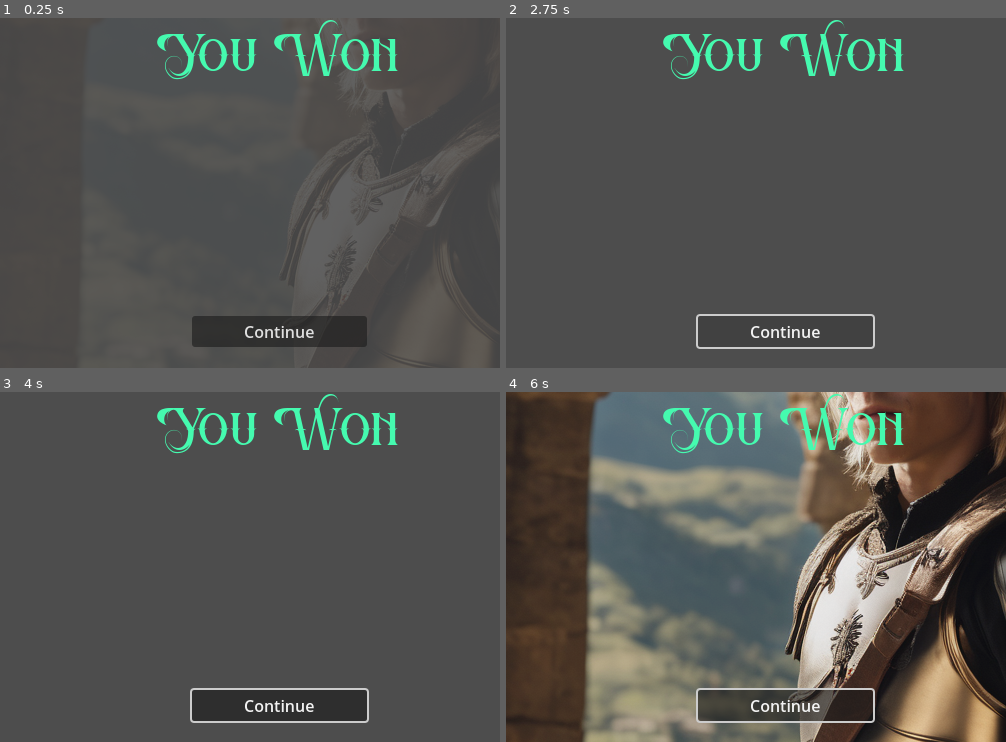
Above: before the commit, frames 1-4 (two rows, left to right).
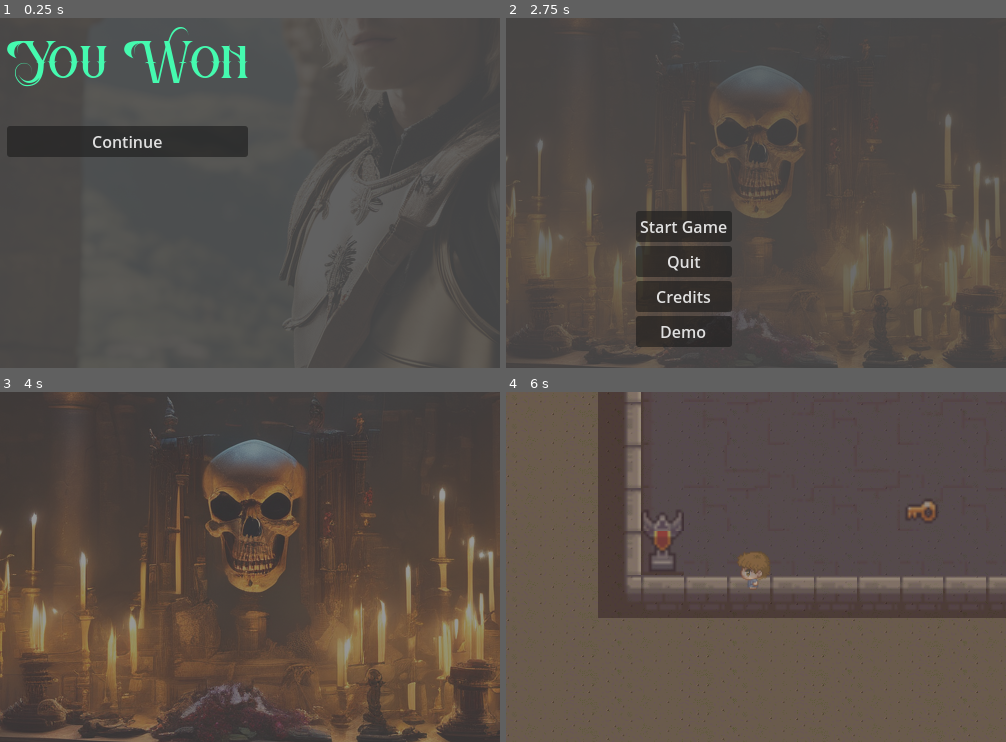
Above: after the commit, the same moments.

Repository: BriarSMC/Shoot-My-Challengers
Game: Godot game, scene res://Scenes/UI/win_screen.tscn
Same seed, same stepped clock (60 frames per second), same inputs: the game is played once before the commit and once after it. This scene is started directly instead of the project's main scene.
Inputs (mouse positions are in pixels of both pictures, inside the frame that each line leads up to):
- Up to frame 1 (0.25 s): no input
- Up to frame 2 (2.75 s): click "Continue" at 0.5 s; click "Continue" at 1.25 s; tap Enter at 2 s; hold W from 2.03 s (still down); tap L at 2.1 s
- Up to frame 3 (4 s): release W at 2.75 s; click (180, 598) at 2.75 s, where only the run after the commit has a clickable "Start Game"; click (180, 598) at 3.5 s, where only the run after the commit has a clickable "Start Game"
- Up to frame 4 (6 s): tap L at 4.35, 5.1, 5.85 s; hold W from 5.03 s (still down); tap Space at 5.75 s

The runs differ from the first frame. In frame 1, 11% of the frame differs, in the area x 1-80%, y 0-94%; in frame 2, 14%; in frame 3, 34%; in frame 4, 89%, in the area x 0-100%, y 0-100%.

Commit message:
Fade the UIs

Diff:
--- a/Scenes/UI/credit_screen_ui.gd
+++ b/Scenes/UI/credit_screen_ui.gd
@@ -11,5 +11,12 @@
 
 signal backToStart
 
+func _ready():
+	MCP.connect("fadeTheUI", fadeTheUI)
+
+func fadeTheUI():
+	print("fadeTheUI called")
+	$VBoxContainer/AnimationPlayer.play("FadeToBlack")
+
 func _on_back_pressed():
 	backToStart.emit()
--- a/Scenes/UI/credit_screen_ui.tscn
+++ b/Scenes/UI/credit_screen_ui.tscn
@@ -1,28 +1,44 @@
-[gd_scene load_steps=2 format=3 uid="uid://b1nw184mg2hj7"]
+[gd_scene load_steps=4 format=3 uid="uid://b1nw184mg2hj7"]
 
 [ext_resource type="Script" path="res://Scenes/UI/credit_screen_ui.gd" id="1_2x01i"]
+
+[sub_resource type="Animation" id="Animation_7j54v"]
+resource_name = "fadeTheUI"
+tracks/0/type = "value"
+tracks/0/imported = false
+tracks/0/enabled = true
+tracks/0/path = NodePath("Container:modulate")
+tracks/0/interp = 1
+tracks/0/loop_wrap = true
+tracks/0/keys = {
+"times": PackedFloat32Array(0, 1),
+"transitions": PackedFloat32Array(1, 1),
+"update": 0,
+"values": [Color(1, 1, 1, 1), Color(1, 1, 1, 0)]
+}
+
+[sub_resource type="AnimationLibrary" id="AnimationLibrary_fyggw"]
+_data = {
+"fadeTheUI": SubResource("Animation_7j54v")
+}
 
 [node name="CreditScreenUI" type="CanvasLayer"]
 script = ExtResource("1_2x01i")
 
-[node name="ColorRect" type="ColorRect" parent="."]
-anchors_preset = 15
-anchor_right = 1.0
-anchor_bottom = 1.0
-grow_horizontal = 2
-grow_vertical = 2
+[node name="Container" type="Container" parent="."]
+offset_right = 40.0
+offset_bottom = 40.0
+
+[node name="ColorRect" type="ColorRect" parent="Container"]
+layout_mode = 2
 color = Color(0, 0, 0, 1)
 
-[node name="ScrollContainer" type="ScrollContainer" parent="."]
-anchors_preset = -1
-anchor_right = 1.0
-anchor_bottom = 0.84
-offset_bottom = 8.0
-grow_horizontal = 2
+[node name="ScrollContainer" type="ScrollContainer" parent="Container"]
+layout_mode = 2
 horizontal_scroll_mode = 0
 vertical_scroll_mode = 3
 
-[node name="RichTextLabel" type="RichTextLabel" parent="ScrollContainer"]
+[node name="RichTextLabel" type="RichTextLabel" parent="Container/ScrollContainer"]
 layout_mode = 2
 bbcode_enabled = true
 text = "[b]Inspiration[/b]
@@ -83,17 +99,13 @@
 [b]Other Resources[/b]
    DevTeam.Space[i](https://devteam.space)[/i]"
 
-[node name="Back" type="Button" parent="."]
-anchors_preset = 7
-anchor_left = 0.5
-anchor_top = 1.0
-anchor_right = 0.5
-anchor_bottom = 1.0
-offset_left = -22.5
-offset_top = -31.0
-offset_right = 22.5
-grow_horizontal = 2
-grow_vertical = 0
+[node name="Back" type="Button" parent="Container"]
+layout_mode = 2
 text = "Back"
 
-[connection signal="pressed" from="Back" to="." method="_on_back_pressed"]
+[node name="AnimationPlayer" type="AnimationPlayer" parent="."]
+libraries = {
+"": SubResource("AnimationLibrary_fyggw")
+}
+
+[connection signal="pressed" from="Container/Back" to="." method="_on_back_pressed"]
--- a/Scenes/UI/credits_screen.gd
+++ b/Scenes/UI/credits_screen.gd
@@ -31,7 +31,6 @@
 #==
 # Set the background image for the parent class
 func _ready() -> void:
-	mySprite2D = $Sprite2D
 	super._ready()
 
 # Temp to exit the scene for debugging
@@ -60,4 +59,5 @@
 # Start the animation player for FadeToBlack. This animation player will
 # call our goToNextScreen() method.
 func _on_credit_screen_ui_back_to_start():
+	MCP.fadeTheUI.emit()
 	$Sprite2D/AnimationPlayer.play("FadeToBlack")
--- a/Scenes/UI/game_control_screen.gd
+++ b/Scenes/UI/game_control_screen.gd
@@ -9,7 +9,7 @@
 #+
 # Properties
 #-
-var mySprite2D: Sprite2D 				# Must be set by child in _ready()
+
 
 # The following properties must be set in the Inspector by the designer
 
--- a/Scenes/UI/lose_screen.gd
+++ b/Scenes/UI/lose_screen.gd
@@ -29,7 +29,6 @@
 #==
 # Set the background image for the parent class
 func _ready() -> void:
-	mySprite2D = $Sprite2D
 	super._ready()
 
 # Temp to exit the scene for debugging
@@ -54,4 +53,5 @@
 # Start the animation player for FadeToBlack. This animation player will
 # call our goToNextScreen() method.
 func _on_lose_screen_ai_continue_game():
+	MCP.fadeTheUI.emit()
 	$Sprite2D/AnimationPlayer.play("FadeToBlack")
--- a/Scenes/UI/lose_screen.tscn
+++ b/Scenes/UI/lose_screen.tscn
@@ -2,7 +2,7 @@
 
 [ext_resource type="Script" path="res://Scenes/UI/lose_screen.gd" id="1_eakih"]
 [ext_resource type="Texture2D" uid="uid://cevcjjoom5csv" path="res://Graphics/UIImages/SMCLoseScreen.png" id="2_4fd4j"]
-[ext_resource type="PackedScene" uid="uid://ddfrjg6olf77t" path="res://Scenes/UI/lose_screen_ai.tscn" id="3_5dm23"]
+[ext_resource type="PackedScene" uid="uid://ddfrjg6olf77t" path="res://Scenes/UI/lose_screen_ui.tscn" id="3_5dm23"]
 
 [sub_resource type="Animation" id="Animation_jrdvt"]
 resource_name = "FadeFromBlack"
@@ -45,7 +45,7 @@
 "times": PackedFloat32Array(3),
 "transitions": PackedFloat32Array(1),
 "values": [{
-"args": [1, 0],
+"args": [0, 0],
 "method": &"goToNextScreen"
 }]
 }
@@ -60,7 +60,6 @@
 script = ExtResource("1_eakih")
 
 [node name="Sprite2D" type="Sprite2D" parent="."]
-modulate = Color(1, 1, 1, 0)
 texture = ExtResource("2_4fd4j")
 
 [node name="AnimationPlayer" type="AnimationPlayer" parent="Sprite2D"]
--- a/Scenes/UI/lose_screen_ai.tscn
+++ /dev/null
@@ -1,38 +0,0 @@
-[gd_scene load_steps=4 format=3 uid="uid://ddfrjg6olf77t"]
-
-[ext_resource type="Script" path="res://Scenes/UI/lose_screen_ui.gd" id="1_4q82m"]
-[ext_resource type="FontFile" uid="uid://b485tyxniqils" path="res://fonts/BattlesbridgeDemo-AL126.ttf" id="2_0n3i5"]
-
-[sub_resource type="LabelSettings" id="LabelSettings_dob7t"]
-font = ExtResource("2_0n3i5")
-font_size = 30
-font_color = Color(0.878431, 0, 0.0588235, 1)
-
-[node name="LoseScreenAI" type="CanvasLayer"]
-script = ExtResource("1_4q82m")
-
-[node name="Continue" type="Button" parent="."]
-anchors_preset = -1
-anchor_left = 0.328
-anchor_top = 0.472
-anchor_right = 0.328
-anchor_bottom = 0.472
-offset_top = 125.0
-offset_right = 175.0
-offset_bottom = 154.5
-text = "Continue"
-
-[node name="Label" type="Label" parent="."]
-anchors_preset = -1
-anchor_left = 0.205
-anchor_top = 0.096
-anchor_right = 0.365
-anchor_bottom = 0.096
-offset_right = 242.0
-offset_bottom = 68.0
-text = "You Lose"
-label_settings = SubResource("LabelSettings_dob7t")
-horizontal_alignment = 1
-vertical_alignment = 1
-
-[connection signal="pressed" from="Continue" to="." method="_on_continue_pressed"]
--- a/Scenes/UI/lose_screen_ui.gd
+++ b/Scenes/UI/lose_screen_ui.gd
@@ -11,5 +11,12 @@
 
 signal continueGame
 
+func _ready():
+	MCP.connect("fadeTheUI", fadeTheUI)
+
+func fadeTheUI():
+	print("fadeTheUI called")
+	$Container/AnimationPlayer.play("FadeToBlack")
+
 func _on_continue_pressed():
 	continueGame.emit()
--- /dev/null
+++ b/Scenes/UI/lose_screen_ui.tscn
@@ -0,0 +1,60 @@
+[gd_scene load_steps=6 format=3 uid="uid://ddfrjg6olf77t"]
+
+[ext_resource type="Script" path="res://Scenes/UI/lose_screen_ui.gd" id="1_4q82m"]
+[ext_resource type="FontFile" uid="uid://b485tyxniqils" path="res://fonts/BattlesbridgeDemo-AL126.ttf" id="2_0n3i5"]
+
+[sub_resource type="LabelSettings" id="LabelSettings_dob7t"]
+font = ExtResource("2_0n3i5")
+font_size = 30
+font_color = Color(0.878431, 0, 0.0588235, 1)
+
+[sub_resource type="Animation" id="Animation_b8j7q"]
+resource_name = "FadeToBlack"
+tracks/0/type = "value"
+tracks/0/imported = false
+tracks/0/enabled = true
+tracks/0/path = NodePath("Container:modulate")
+tracks/0/interp = 1
+tracks/0/loop_wrap = true
+tracks/0/keys = {
+"times": PackedFloat32Array(0, 1),
+"transitions": PackedFloat32Array(1, 1),
+"update": 0,
+"values": [Color(1, 1, 1, 1), Color(1, 1, 1, 0)]
+}
+
+[sub_resource type="AnimationLibrary" id="AnimationLibrary_76ua2"]
+_data = {
+"FadeToBlack": SubResource("Animation_b8j7q")
+}
+
+[node name="LoseScreenAI" type="CanvasLayer"]
+script = ExtResource("1_4q82m")
+
+[node name="Container" type="VBoxContainer" parent="."]
+anchors_preset = -1
+anchor_left = 0.322
+anchor_top = 0.055
+anchor_right = 0.322
+anchor_bottom = 0.055
+offset_right = 40.0
+offset_bottom = 40.0
+
+[node name="Label" type="Label" parent="Container"]
+layout_mode = 2
+text = "You Lose"
+label_settings = SubResource("LabelSettings_dob7t")
+horizontal_alignment = 1
+vertical_alignment = 1
+
+[node name="Continue" type="Button" parent="Container"]
+layout_mode = 2
+text = "Continue"
+
+[node name="AnimationPlayer" type="AnimationPlayer" parent="Container"]
+root_node = NodePath("../..")
+libraries = {
+"": SubResource("AnimationLibrary_76ua2")
+}
+
+[connection signal="pressed" from="Container/Continue" to="." method="_on_continue_pressed"]
--- a/Scenes/UI/splash_screen.tscn
+++ b/Scenes/UI/splash_screen.tscn
@@ -56,7 +56,6 @@
 script = ExtResource("1_dpps5")
 
 [node name="BackgroundImage" type="Sprite2D" parent="."]
-modulate = Color(1, 1, 1, 0)
 position = Vector2(2, 1.66667)
 scale = Vector2(0.519531, 0.407227)
 texture = ExtResource("1_w6tc5")
--- a/Scenes/UI/start_screen.gd
+++ b/Scenes/UI/start_screen.gd
@@ -35,7 +35,6 @@
 #==
 # Set the background image for the parent class
 func _ready() -> void:
-	mySprite2D = $Sprite2D
 	super._ready()
 
 # Temp to exit the scene for debugging
@@ -64,6 +63,7 @@
 # Start the animation player for FadeToBlack. This animation player will
 # call our goToNextScreen() method.
 func _on_start_screen_ui_start_game():
+	MCP.fadeTheUI.emit()
 	$Sprite2D/AnimationPlayer.play("FadeToBlack")
 
 
@@ -79,6 +79,7 @@
 # Start the animation player for FadeToBlack. This animation player will
 # call our goToNextScreen() method.
 func _on_start_screen_ui_show_credits():
+	MCP.fadeTheUI.emit()
 	$Sprite2D/AnimationPlayer.play("FadeToBlackCredits")
 
 
@@ -94,4 +95,5 @@
 # Start the animation player for FadeToBlack. This animation player will
 # call our goToNextScreen() method.
 func _on_start_screen_ui_show_demo_page():
+	MCP.fadeTheUI.emit()
 	$Sprite2D/AnimationPlayer.play("FadeToBlackDemo")
--- a/Scenes/UI/start_screen.tscn
+++ b/Scenes/UI/start_screen.tscn
@@ -121,7 +121,6 @@
 script = ExtResource("1_wiorc")
 
 [node name="Sprite2D" type="Sprite2D" parent="."]
-modulate = Color(1, 1, 1, 0)
 texture = ExtResource("2_qqjsp")
 
 [node name="AnimationPlayer" type="AnimationPlayer" parent="Sprite2D"]
--- a/Scenes/UI/start_screen_ui.gd
+++ b/Scenes/UI/start_screen_ui.gd
@@ -13,6 +13,13 @@
 signal showCredits
 signal showDemoPage
 
+func _ready():
+	MCP.connect("fadeTheUI", fadeTheUI)
+
+func fadeTheUI():
+	print("fadeTheUI called")
+	$VBoxContainer/AnimationPlayer.play("FadeToBlack")
+
 func _on_start_game_pressed():
 	startGame.emit()
 
--- a/Scenes/UI/start_screen_ui.tscn
+++ b/Scenes/UI/start_screen_ui.tscn
@@ -1,6 +1,26 @@
-[gd_scene load_steps=2 format=3 uid="uid://blehuc240pu7n"]
+[gd_scene load_steps=4 format=3 uid="uid://blehuc240pu7n"]
 
 [ext_resource type="Script" path="res://Scenes/UI/start_screen_ui.gd" id="1_d725p"]
+
+[sub_resource type="Animation" id="Animation_m26jm"]
+resource_name = "FadeToBlack"
+tracks/0/type = "value"
+tracks/0/imported = false
+tracks/0/enabled = true
+tracks/0/path = NodePath(".:modulate")
+tracks/0/interp = 1
+tracks/0/loop_wrap = true
+tracks/0/keys = {
+"times": PackedFloat32Array(0, 1),
+"transitions": PackedFloat32Array(1, 1),
+"update": 0,
+"values": [Color(1, 1, 1, 1), Color(1, 1, 1, 0)]
+}
+
+[sub_resource type="AnimationLibrary" id="AnimationLibrary_mokyh"]
+_data = {
+"FadeToBlack": SubResource("Animation_m26jm")
+}
 
 [node name="StartScreenUI" type="CanvasLayer"]
 script = ExtResource("1_d725p")
@@ -30,6 +50,11 @@
 layout_mode = 2
 text = "Demo"
 
+[node name="AnimationPlayer" type="AnimationPlayer" parent="VBoxContainer"]
+libraries = {
+"": SubResource("AnimationLibrary_mokyh")
+}
+
 [connection signal="pressed" from="VBoxContainer/StartGame" to="." method="_on_start_game_pressed"]
 [connection signal="pressed" from="VBoxContainer/Quit" to="." method="_on_quit_pressed"]
 [connection signal="pressed" from="VBoxContainer/Credits" to="." method="_on_credits_pressed"]
--- a/Scenes/UI/win_screen.gd
+++ b/Scenes/UI/win_screen.gd
@@ -34,7 +34,6 @@
 #==
 # Set the background image for the parent class
 func _ready() -> void:
-	mySprite2D = $Sprite2D
 	super._ready()
 
 # Temp to exit the scene for debugging
@@ -59,4 +58,5 @@
 # Start the animation player for FadeToBlack. This animation player will
 # call our goToNextScreen() method.
 func _on_win_screen_ui_continue_game():
+	MCP.fadeTheUI.emit()
 	$Sprite2D/AnimationPlayer.play("FadeToBlack")
--- a/Scenes/UI/win_screen.tscn
+++ b/Scenes/UI/win_screen.tscn
@@ -45,7 +45,7 @@
 "times": PackedFloat32Array(2),
 "transitions": PackedFloat32Array(1),
 "values": [{
-"args": [],
+"args": [0, 0],
 "method": &"goToNextScreen"
 }]
 }
--- a/Scenes/UI/win_screen_ui.gd
+++ b/Scenes/UI/win_screen_ui.gd
@@ -11,5 +11,11 @@
 
 signal continueGame
 
+func _ready():
+	MCP.connect("fadeTheUI", fadeTheUI)
+
+func fadeTheUI():
+	$Container/AnimationPlayer.play("FadeToBlack")
+
 func _on_continue_pressed():
 	continueGame.emit()
--- a/Scenes/UI/win_screen_ui.tscn
+++ b/Scenes/UI/win_screen_ui.tscn
@@ -8,33 +8,54 @@
 font_size = 30
 font_color = Color(0.270588, 0.980392, 0.686275, 1)
 
+[sub_resource type="Animation" id="Animation_yi7qn"]
+resource_name = "FadeToBlack"
+tracks/0/type = "value"
+tracks/0/imported = false
+tracks/0/enabled = true
+tracks/0/path = NodePath("Container:modulate")
+tracks/0/interp = 1
+tracks/0/loop_wrap = true
+tracks/0/keys = {
+"times": PackedFloat32Array(0, 1),
+"transitions": PackedFloat32Array(1, 1),
+"update": 0,
+"values": [Color(1, 1, 1, 1), Color(1, 1, 1, 0)]
+}
+
+[sub_resource type="AnimationLibrary" id="AnimationLibrary_75onp"]
+_data = {
+"FadeToBlack": SubResource("Animation_yi7qn")
+}
+
 [node name="WinScreenUI" type="CanvasLayer"]
 script = ExtResource("1_m5n5l")
 
-[node name="Label" type="Label" parent="."]
+[node name="Container" type="VBoxContainer" parent="."]
 anchors_preset = -1
-anchor_left = 0.314
-anchor_top = 0.092
-anchor_right = 0.45
-anchor_bottom = 0.092
-offset_right = 40.0
-offset_bottom = 23.0
+anchor_left = 0.496
+anchor_top = 0.112
+anchor_right = 0.496
+anchor_bottom = 0.112
+offset_left = -240.0
+offset_bottom = 103.0
+grow_horizontal = 0
+
+[node name="Label" type="Label" parent="Container"]
+layout_mode = 2
 text = "You Won"
 label_settings = SubResource("LabelSettings_ug45a")
 horizontal_alignment = 1
-vertical_alignment = 1
 
-[node name="Continue" type="Button" parent="."]
-anchors_preset = -1
-anchor_left = 0.384
-anchor_top = 0.718
-anchor_right = 0.384
-anchor_bottom = 0.718
-offset_top = 125.0
-offset_right = 175.0
-grow_horizontal = 0
-grow_vertical = 2
+[node name="Continue" type="Button" parent="Container"]
+layout_mode = 2
 text = "Continue
 "
 
-[connection signal="pressed" from="Continue" to="." method="_on_continue_pressed"]
+[node name="AnimationPlayer" type="AnimationPlayer" parent="Container"]
+root_node = NodePath("../..")
+libraries = {
+"": SubResource("AnimationLibrary_75onp")
+}
+
+[connection signal="pressed" from="Container/Continue" to="." method="_on_continue_pressed"]
--- a/autoload/master_control_program.gd
+++ b/autoload/master_control_program.gd
@@ -9,6 +9,9 @@
 #+
 # Properties
 #-
+
+signal fadeTheUI
+
 const LEVELSPATH = "res://Scenes/Levels/"
 const LEVELFILENAME = "level_"
 const LEVELEXTENSION = ".tscn"
Not shown: 1 places in Scenes/UI/win_screen_ui.tscn that only renumber resources
Not shown, changed: wiki/GameImplementationDocument.md
